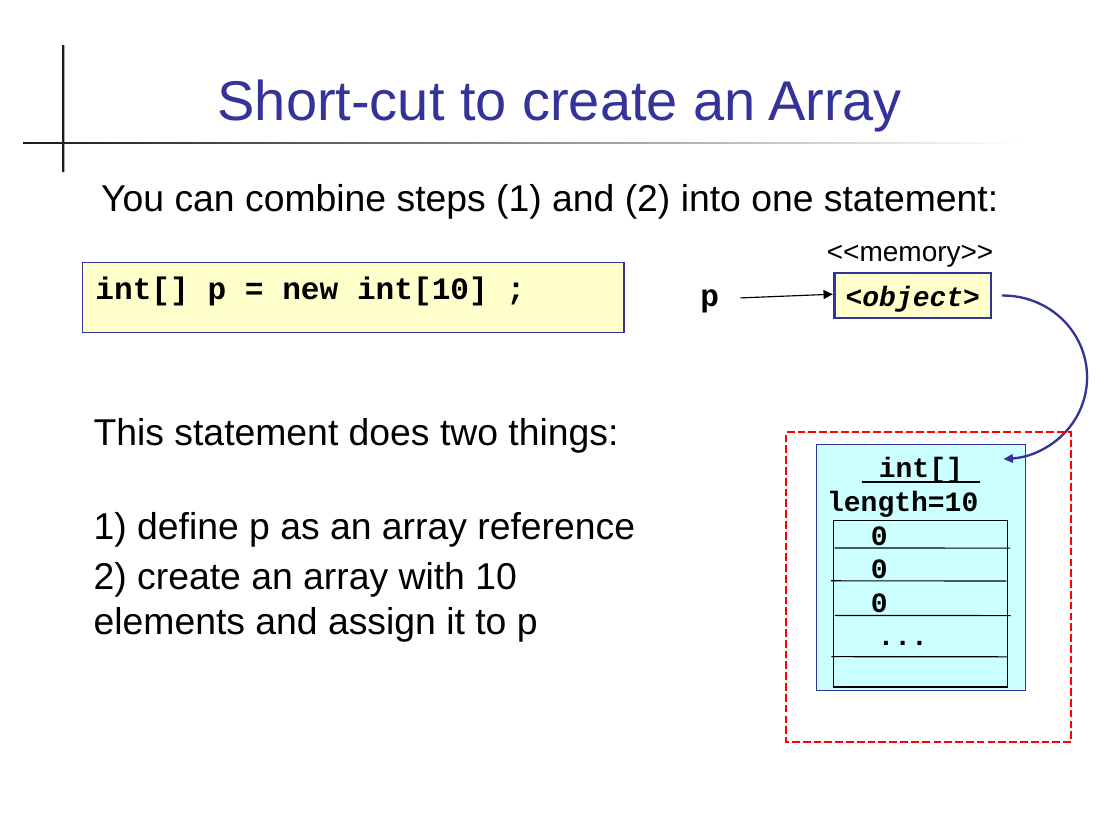
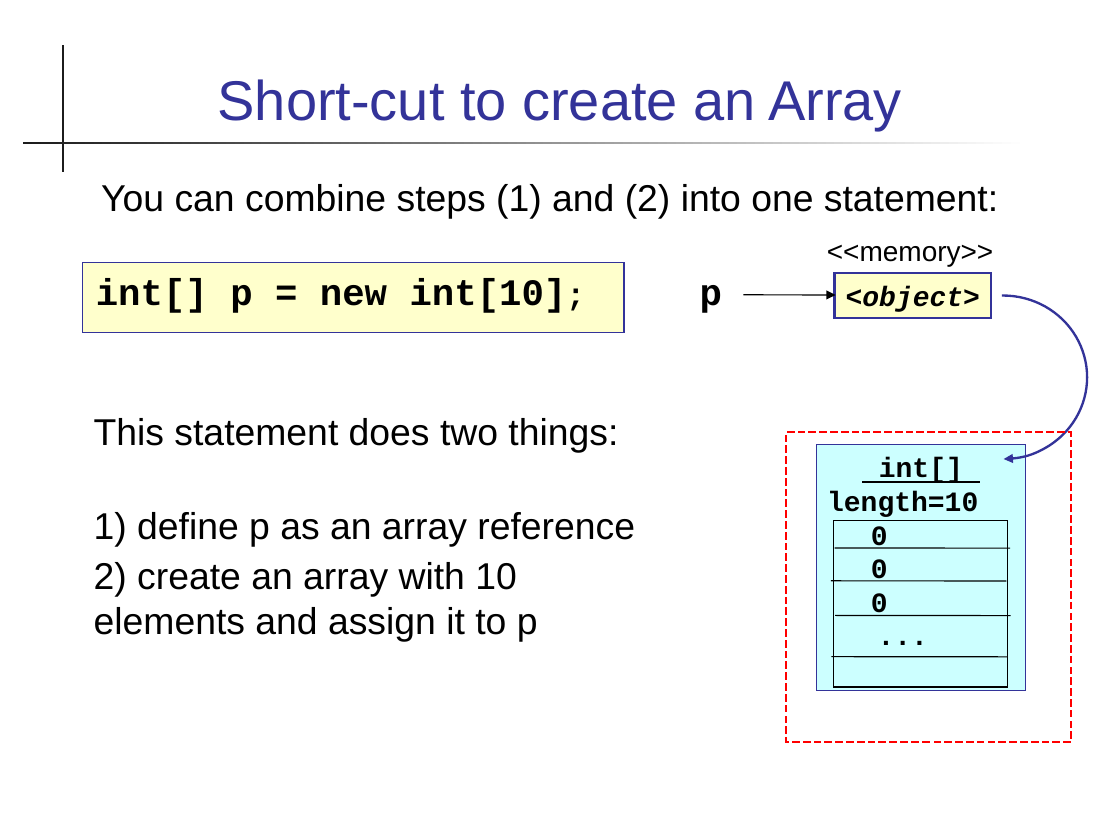
Before and after one commit to cpske/programming1, a slide deck: slide 10 of java-basics/17-Arrays.ppt. Drawn at 1120x840 pixels with LibreOffice and Linux fonts; fonts in the diff are those of the drawing. Boxes give left, top, right and bottom in pixels: in the first picture for what was removed or moved away, otherwise in the second. Text is boxed around its words. In the diff, an @@ line names an element or a change of style, - is before the commit and + after.

Commit message:
arrays and git material

```diff
--- a/java-basics/17-Arrays.ppt
+++ b/java-basics/17-Arrays.ppt
@@ text "p" at <box>700,285,722,313</box>: size 20 to 24 pt @@
@@ text in rectangle at <box>96,279,567,313</box>: text changed; size 20 to 24 pt @@
-int[] p = new int[10] ;
+int[] p = new int[10];
@@ arrow moved from (740, 298) - (833, 295) to (744, 295) - (836, 295) @@
```
Also in this commit, not shown: 10 other slides changed, 3 other files.
